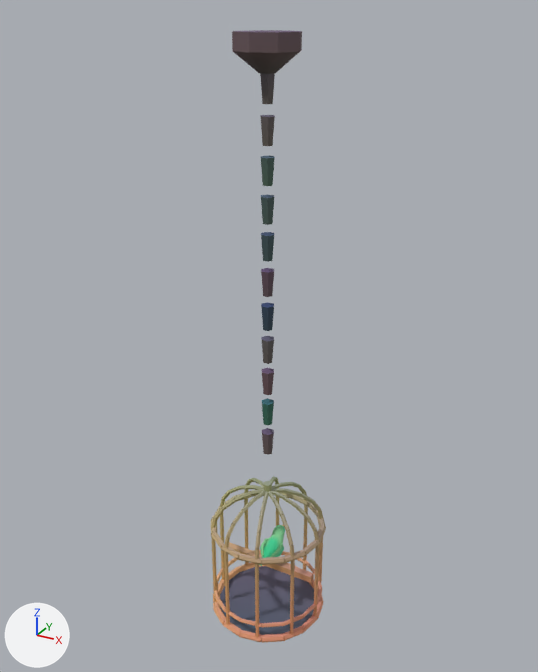
Renders of the glTF model assets/kit/lark_cage.glb from each side of a commit.
Both versions are drawn from a 50 mm lens placed at (1.29, -2.33, 0.11), pointed at (-0.02, 0.05, -1.08). Arrows for +X, +Y and +Z are at lower left; the lights stay in place. The first picture is the older version. Vertices at exactly the same position are counted once.

The scene before the commit, as lines of its bpy script (objects in view):
```python
me_cage = bpy.data.meshes.new('cage')
me_cage.from_pydata(...)  # 1175 vertices, 1960 faces; spans x -0.256..0.256, y -0.256..0.256, z -2.394..-1.745
me_cage.materials.append(mat_m_gold)
me_cage_floor = bpy.data.meshes.new('cage_floor')
me_cage_floor.from_pydata(...)  # a 12-sided cylinder along z spanning x -0.235..0.235, y -0.235..0.235, z -2.4..-2.38
me_cage_floor.materials.append(mat_m_iron)
me_mount = bpy.data.meshes.new('mount')
me_mount.from_pydata(...)  # 24 vertices, 44 faces; spans x -0.12..0.12, y -0.12..0.12, z -0.09..0.04
me_mount.materials.append(mat_m_iron)
ob_cage = bpy.data.objects.new('cage', me_cage)
ob_cage.location = (0.0, 0.0, 0.0)
ob_cage_floor = bpy.data.objects.new('cage_floor', me_cage_floor)
ob_cage_floor.location = (0.0, 0.0, 0.0)
ob_mount = bpy.data.objects.new('mount', me_mount)
ob_mount.location = (0.0, 0.0, 0.0)
```
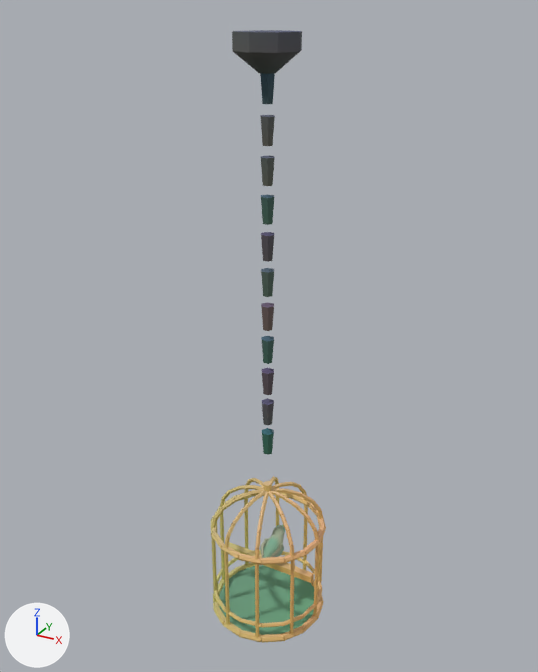
What changed in the scene script:
```text
Add mat_m_brass:
    mat_m_brass = bpy.data.materials.new('M_brass')
    # nodes: BsdfPrincipled, Mix, OutputMaterial, VertexColor
    # colours: brown #d1b881, mixed with the vertex colours
Change me_cage:
    where me_cage.from_pydata(...)  # 1175 vertices, 1960 faces; spans x -0.256..0.256, y -0.256..0.256, z -2.394..-1.745
    used by ob_cage; location = (0.0, 0.0, 0.0)
    me_cage part 1: 1960 faces centred in x -0.25..0.25, y -0.25..0.25, z -2.394..-1.745 are repainted in the vertex colours, in many colours
Change me_cage_floor:
    used by ob_cage_floor; location = (0.0, 0.0, 0.0)
    remove me_cage_floor.from_pydata(...)  # 24 vertices, 44 faces; spans x -0.235..0.235, y -0.235..0.235, z -2.4..-2.38
    remove me_cage_floor.materials.append(mat_m_iron)
    add me_cage_floor.from_pydata(...)  # 56 vertices, 108 faces; spans x -0.24..0.24, y -0.234..0.234, z -2.46..-2.375
    me_cage_floor part 2: the whole mesh is rebuilt
    add me_cage_floor.materials.append(mat_m_brass)
```

Pixel boxes [x1, y1, x2, y2] of what changed, in the pictures (538 x 672 px):
'cage_floor', reshaped, recoloured
    before: [220, 566, 314, 635]
    after: [219, 565, 314, 635]
part 1 of me_cage, recoloured
    both: [211, 476, 326, 642]
